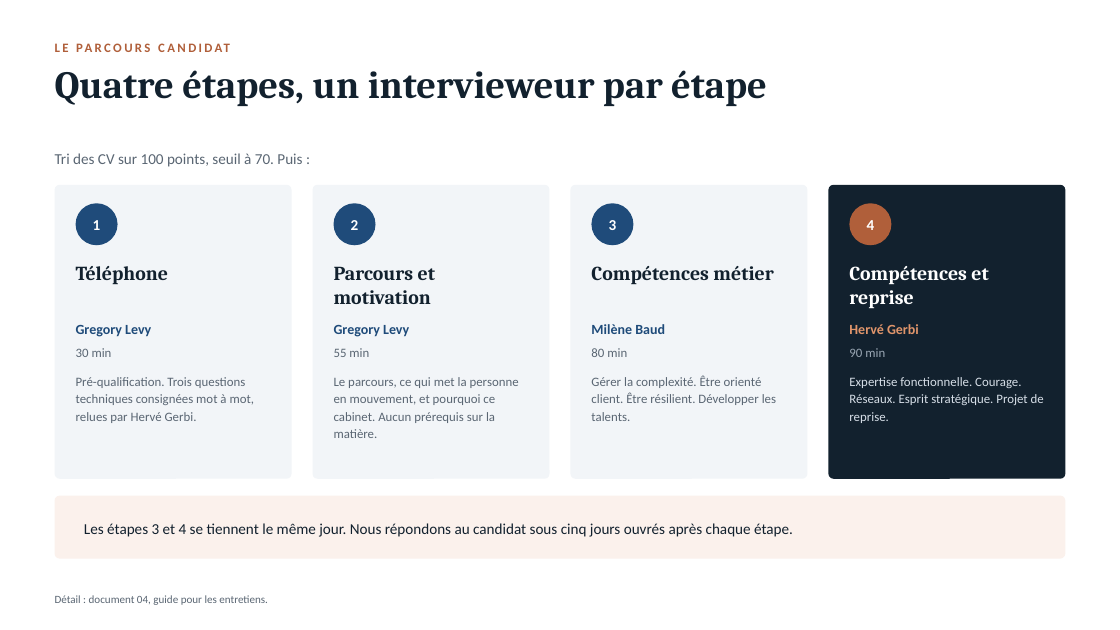
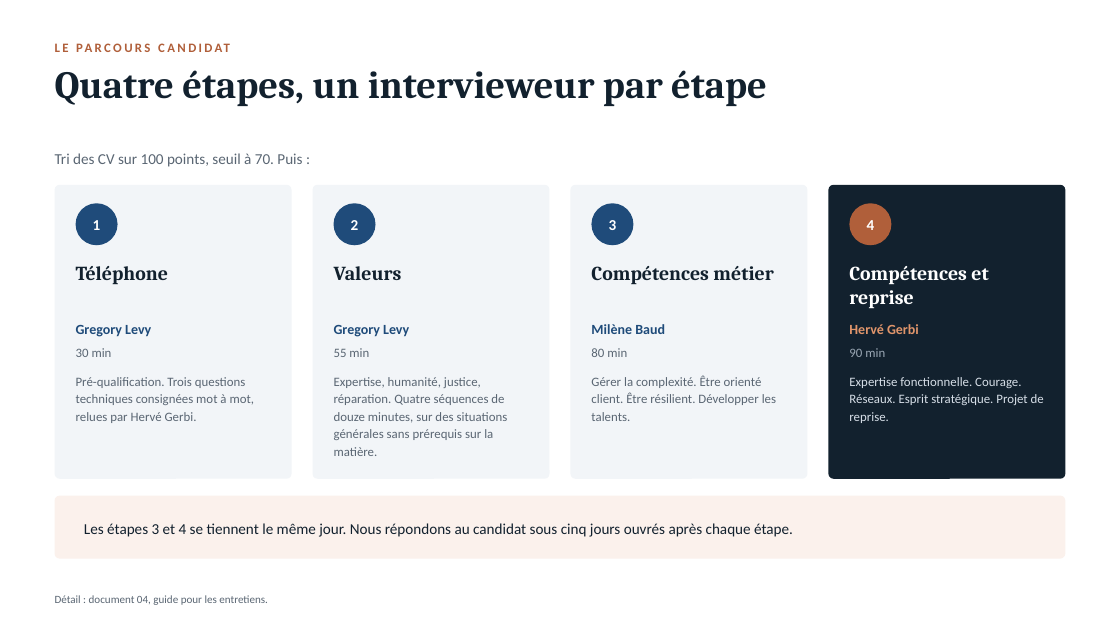
Before and after one commit to levygr/Recrutement, a slide deck: slide 10 of Plan-de-recrutement-presentation.pptx. Drawn at 1120x630 pixels with LibreOffice and Linux fonts; fonts in the diff are those of the drawing. Boxes give left, top, right and bottom in pixels: in the first picture for what was removed or moved away, otherwise in the second. Text is boxed around its words. In the diff, an @@ line names an element or a change of style, - is before the commit and + after.

```diff
--- a/Plan-de-recrutement-presentation.pptx
+++ b/Plan-de-recrutement-presentation.pptx
@@ text at [334,266,402,280]: text changed @@
-Parcours et motivation
+Valeurs
@@ text at [334,377,508,456]: text changed @@
-Le parcours, ce qui met la personne en mouvement, et pourquoi ce cabinet. Aucun prérequis sur la matière.
+Expertise, humanité, justice, réparation. Quatre séquences de douze minutes, sur des situations générales sans prérequis sur la matière.
```
Also in this commit, not shown: 1 other slide changed, 7 other files.
